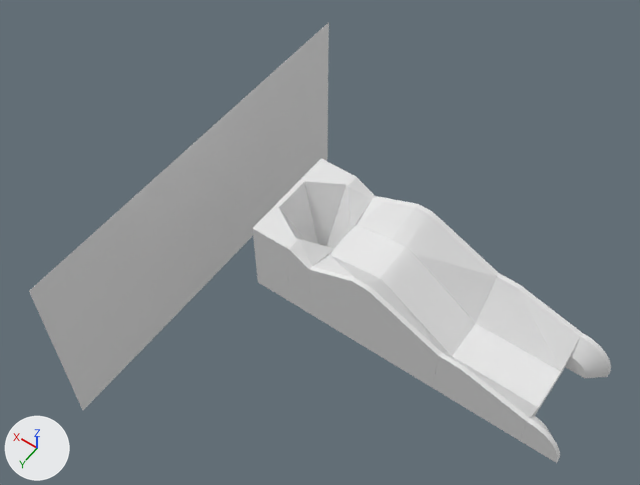
Two versions of the OBJ model examples/sampling_c3/urdf/3d_Printer/ramp/ramp14.obj, one commit apart.
Rendered twice from a 50 mm lens placed at (-196.0, 215.0, 406.0), pointed at (-22.0, -29.0, 22.0). Every picture has the same lights, and +X, +Y and +Z are marked at lower left. The picture after the commit comes second. Where no turn or scale is listed for an object, it has been applied to the vertices.

In view in the first picture: 'Cube', 'new_ramp', 'new_ramp.001', 'new_ramp.002', 'new_ramp.003', 'new_ramp.004', 'new_ramp.005', 'new_ramp.006', 'new_ramp.007', 'new_ramp.008', 'new_ramp.010', 'new_ramp.011', 'new_ramp.012', 'new_ramp.013'.
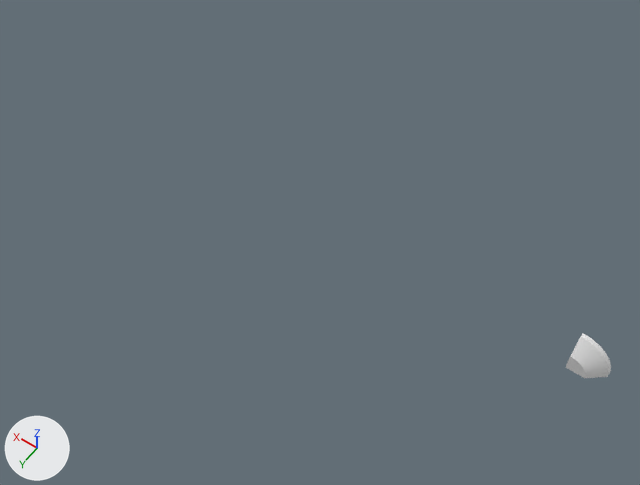
Boxes (x1, y1, x2, y2) around the edits, measured in the pictures (640 x 485 px):
'Cube', deleted
    before: (29, 22, 329, 410)
'new_ramp', deleted
    before: (309, 255, 451, 388)
'new_ramp.005', deleted
    before: (356, 196, 499, 323)
'new_ramp.004', deleted
    before: (329, 225, 475, 357)
'new_ramp.007', deleted
    before: (476, 273, 583, 377)
'new_ramp.008', deleted
    before: (452, 323, 561, 412)
'new_ramp.006', deleted
    before: (433, 353, 538, 441)
'new_ramp.012', deleted
    before: (253, 207, 304, 301)
'new_ramp.011', deleted
    before: (302, 158, 354, 246)
'new_ramp.003', deleted
    before: (287, 239, 334, 314)
'new_ramp.010', deleted
    before: (327, 176, 375, 248)
'new_ramp.013', deleted
    before: (274, 178, 318, 244)
'new_ramp.001', deleted
    before: (520, 415, 560, 463)

Patch to the scene script:
```diff
--- a/examples/sampling_c3/urdf/3d_Printer/ramp/ramp14.obj.py
+++ b/examples/sampling_c3/urdf/3d_Printer/ramp/ramp14.obj.py
@@ ob_cube @@
-ob_cube = bpy.data.objects.new('Cube', me_cube)
-ob_cube.location = (0.0, 0.0, 0.0)
@@ ob_new_ramp @@
-ob_new_ramp = bpy.data.objects.new('new_ramp', me_new_ramp)
-ob_new_ramp.location = (0.0, 0.0, 0.0)
@@ ob_new_ramp_001 @@
-ob_new_ramp_001 = bpy.data.objects.new('new_ramp.001', me_new_ramp_001)
-ob_new_ramp_001.location = (0.0, 0.0, 0.0)
@@ ob_new_ramp_003 @@
-ob_new_ramp_003 = bpy.data.objects.new('new_ramp.003', me_new_ramp_003)
-ob_new_ramp_003.location = (0.0, 0.0, 0.0)
@@ ob_new_ramp_004 @@
-ob_new_ramp_004 = bpy.data.objects.new('new_ramp.004', me_new_ramp_004)
-ob_new_ramp_004.location = (0.0, 0.0, 0.0)
@@ ob_new_ramp_005 @@
-ob_new_ramp_005 = bpy.data.objects.new('new_ramp.005', me_new_ramp_005)
-ob_new_ramp_005.location = (0.0, 0.0, 0.0)
@@ ob_new_ramp_006 @@
-ob_new_ramp_006 = bpy.data.objects.new('new_ramp.006', me_new_ramp_006)
-ob_new_ramp_006.location = (0.0, 0.0, 0.0)
@@ ob_new_ramp_007 @@
-ob_new_ramp_007 = bpy.data.objects.new('new_ramp.007', me_new_ramp_007)
-ob_new_ramp_007.location = (0.0, 0.0, 0.0)
@@ ob_new_ramp_008 @@
-ob_new_ramp_008 = bpy.data.objects.new('new_ramp.008', me_new_ramp_008)
-ob_new_ramp_008.location = (0.0, 0.0, 0.0)
@@ ob_new_ramp_010 @@
-ob_new_ramp_010 = bpy.data.objects.new('new_ramp.010', me_new_ramp_010)
-ob_new_ramp_010.location = (0.0, 0.0, 0.0)
@@ ob_new_ramp_011 @@
-ob_new_ramp_011 = bpy.data.objects.new('new_ramp.011', me_new_ramp_011)
-ob_new_ramp_011.location = (0.0, 0.0, 0.0)
@@ ob_new_ramp_012 @@
-ob_new_ramp_012 = bpy.data.objects.new('new_ramp.012', me_new_ramp_012)
-ob_new_ramp_012.location = (0.0, 0.0, 0.0)
@@ ob_new_ramp_013 @@
-ob_new_ramp_013 = bpy.data.objects.new('new_ramp.013', me_new_ramp_013)
-ob_new_ramp_013.location = (0.0, 0.0, 0.0)
```
